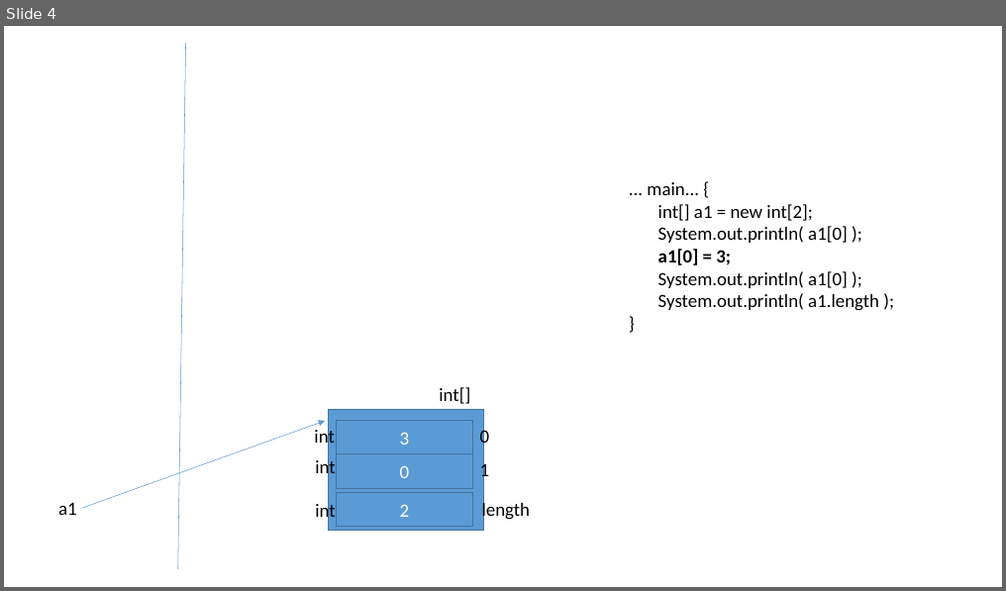
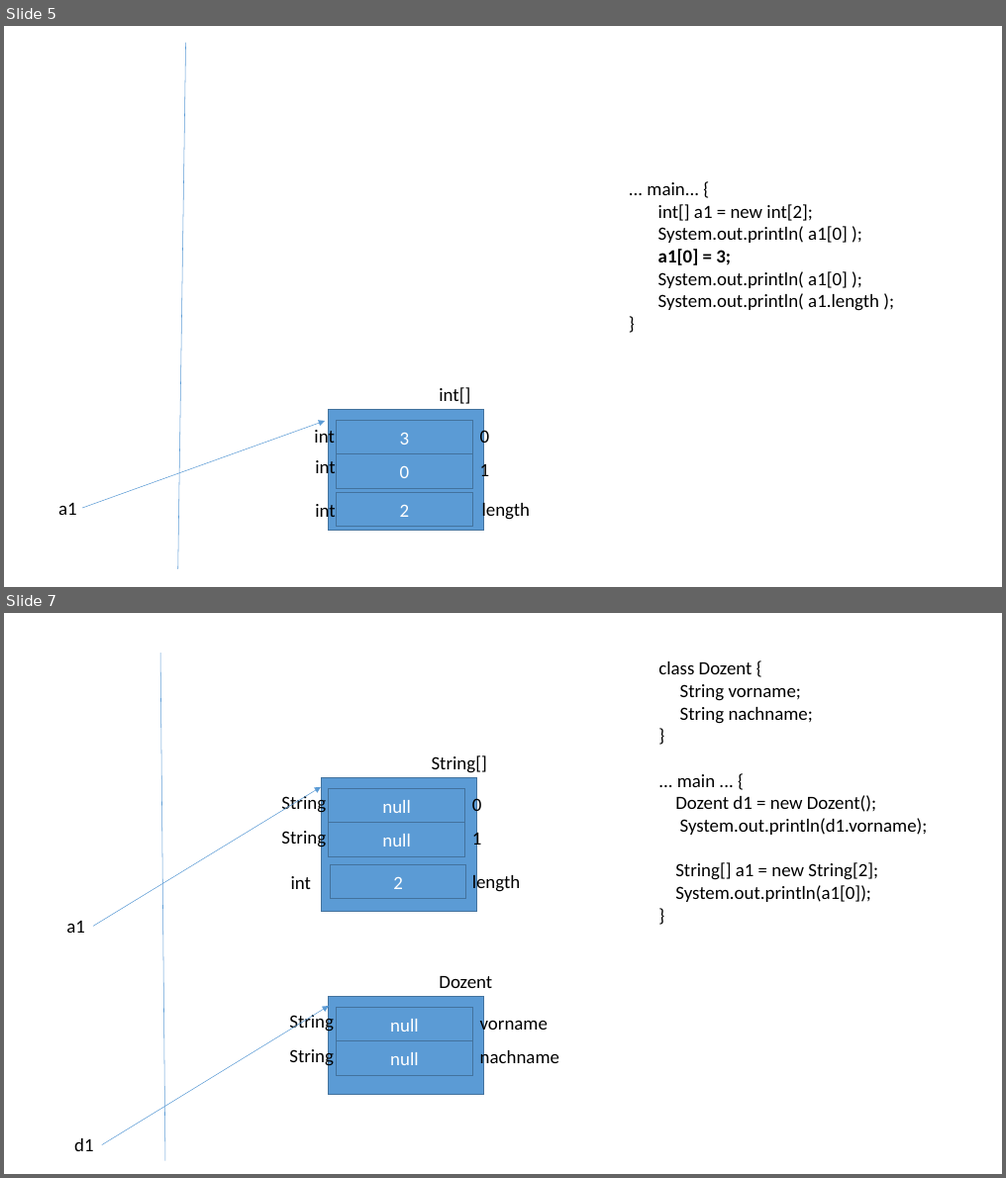
Before and after one commit to ccjavadozent/oca_162982, a slide deck: Diagramme/Arrays.pptx. Shown one above the other, each under a label of ours: slide 4 before the commit, slides 5 and 7 after it; the slides between them are not shown. The pictures are 1006x591 and 1006x1178 pixels, drawn with LibreOffice and Linux fonts; fonts in the diff are those of the drawing. Boxes give left, top, right and bottom in pixels: in the first picture for what was removed or moved away, otherwise in the second. Text is boxed around its words. In the diff, an @@ line names an element or a change of style, - is before the commit and + after.

```diff
--- a/Diagramme/Arrays.pptx
+++ b/Diagramme/Arrays.pptx
@@ slide 7 added at <box>4,613,1002,1174</box>, background #FFFFFF @@
@@ line added from (160, 653) to (165, 1161), #5B9BD5 0.5 pt @@
@@ text added at <box>658,662,928,902</box>, 18 pt, text #000000 @@
+class Dozent {
+String vorname;
+String nachname;
+}
+... main ... {
+Dozent d1 = new Dozent();
+System.out.println(d1.vorname);
+String[] a1 = new String[2];
+System.out.println(a1[0]);
+}
@@ text added at <box>432,756,487,773</box>, 18 pt, text #000000 @@
+String[]
@@ arrow added from (93, 927) to (321, 787), #5B9BD5 0.5 pt @@
@@ rectangle added at <box>321,777,476,911</box>, fill #5B9BD5, outline #43739E 1 pt @@
@@ rectangle added at <box>329,789,465,823</box>, fill #5B9BD5, outline #43739E 1 pt, 18 pt, text #FFFFFF @@
+null
@@ text added at <box>281,793,326,814</box>, 18 pt, text #000000 @@
+String
@@ text added at <box>472,795,482,816</box>, 18 pt, text #000000 @@
+0
@@ text added at <box>281,829,326,850</box>, 18 pt, text #000000 @@
+String
@@ rectangle added at <box>329,823,465,857</box>, fill #5B9BD5, outline #43739E 1 pt, 18 pt, text #FFFFFF @@
+null
@@ text added at <box>472,829,482,850</box>, 18 pt, text #000000 @@
+1
@@ text added at <box>291,876,311,889</box>, 18 pt, text #000000 @@
+int
@@ rectangle added at <box>331,864,466,898</box>, fill #5B9BD5, outline #43739E 1 pt, 18 pt, text #FFFFFF @@
+2
@@ text added at <box>472,873,520,894</box>, 18 pt, text #000000 @@
+length
@@ text added at <box>66,921,85,933</box>, 18 pt, text #000000 @@
+a1
@@ rectangle added at <box>329,997,484,1095</box>, fill #5B9BD5, outline #43739E 1 pt @@
@@ text added at <box>439,976,492,988</box>, 18 pt, text #000000 @@
+Dozent
@@ arrow added from (102, 1146) to (329, 1006), #5B9BD5 0.5 pt @@
@@ text added at <box>289,1013,334,1034</box>, 18 pt, text #000000 @@
+String
@@ rectangle added at <box>337,1008,472,1042</box>, fill #5B9BD5, outline #43739E 1 pt, 18 pt, text #FFFFFF @@
+null
@@ text added at <box>480,1014,548,1035</box>, 18 pt, text #000000 @@
+vorname
@@ text added at <box>289,1048,334,1068</box>, 18 pt, text #000000 @@
+String
@@ rectangle added at <box>337,1042,472,1075</box>, fill #5B9BD5, outline #43739E 1 pt, 18 pt, text #FFFFFF @@
+null
@@ text added at <box>480,1048,559,1068</box>, 18 pt, text #000000 @@
+nachname
@@ text added at <box>74,1139,93,1152</box>, 18 pt, text #000000 @@
+d1
@@ what was slide 4 is now slide 5 @@
```
Also in this commit, not shown: 2 other slides added, 6 other files.
